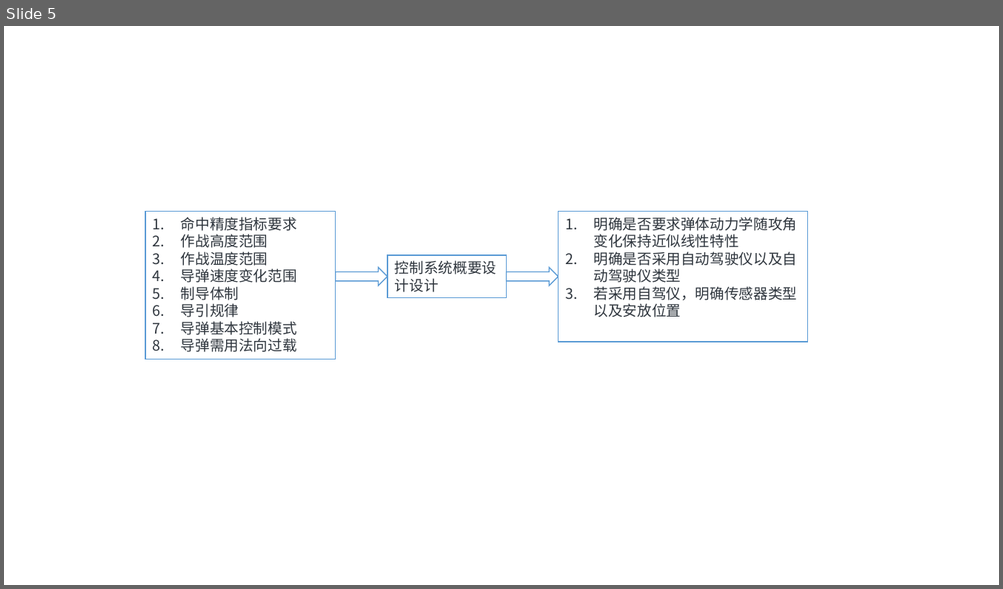
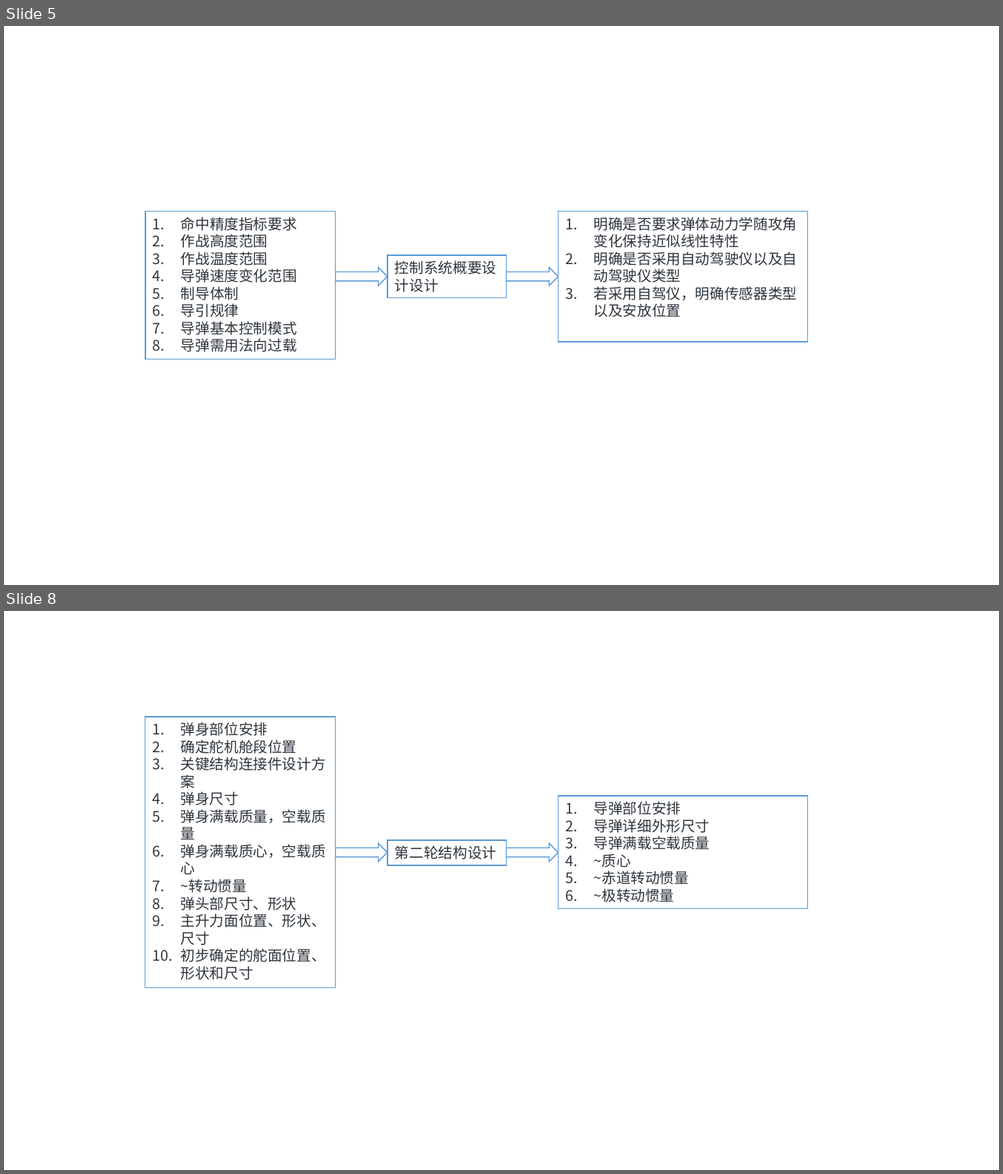
Before and after one commit to lee-shun/design_aircrafts, a slide deck: final_review/pictures/chapter3/chapter3.pptx. Shown one above the other, each under a label of ours: slide 5 before the commit, slides 5 and 8 after it; the slides between them are not shown. The pictures are 1003x589 and 1003x1174 pixels, drawn with LibreOffice and Linux fonts; fonts in the diff are those of the drawing. Boxes give left, top, right and bottom in pixels: in the first picture for what was removed or moved away, otherwise in the second. Text is boxed around its words. In the diff, an @@ line names an element or a change of style, - is before the commit and + after.

```diff
--- a/final_review/pictures/chapter3/chapter3.pptx
+++ b/final_review/pictures/chapter3/chapter3.pptx
@@ slide 8 added at (4,611,999,1170), background #F1F2F6 @@
@@ rectangle added at (145,717,336,988), fill #F1F2F6, outline #5B9BD5 1 pt, 14 pt, text #2E353D @@
+1. 弹身部位安排
+2. 确定舵机舱段位置
+3. 关键结构连接件设计方案
+4. 弹身尺寸
+5. 弹身满载质量，空载质量
+6. 弹身满载质心，空载质心
+7. ~转动惯量
+8. 弹头部尺寸、形状
+9. 主升力面位置、形状、尺寸
+10. 初步确定的舵面位置、形状和尺寸
@@ rectangle added at (558,796,808,908), fill #F1F2F6, outline #5B9BD5 1 pt, 14 pt, text #2E353D @@
+1. 导弹部位安排
+2. 导弹详细外形尺寸
+3. 导弹满载空载质量
+4. ~质心
+5. ~赤道转动惯量
+6. ~极转动惯量
@@ right arrow added at (336,844,387,863), fill #F1F2F6, outline #5B9BD5 1 pt @@
@@ rectangle added at (387,840,506,866), fill #F1F2F6, outline #5B9BD5 1 pt, 14 pt, text #2E353D @@
+第二轮结构设计
@@ right arrow added at (506,844,558,863), fill #F1F2F6, outline #5B9BD5 1 pt @@
```
Also in this commit, not shown: 8 other slides added, 15 other files.
